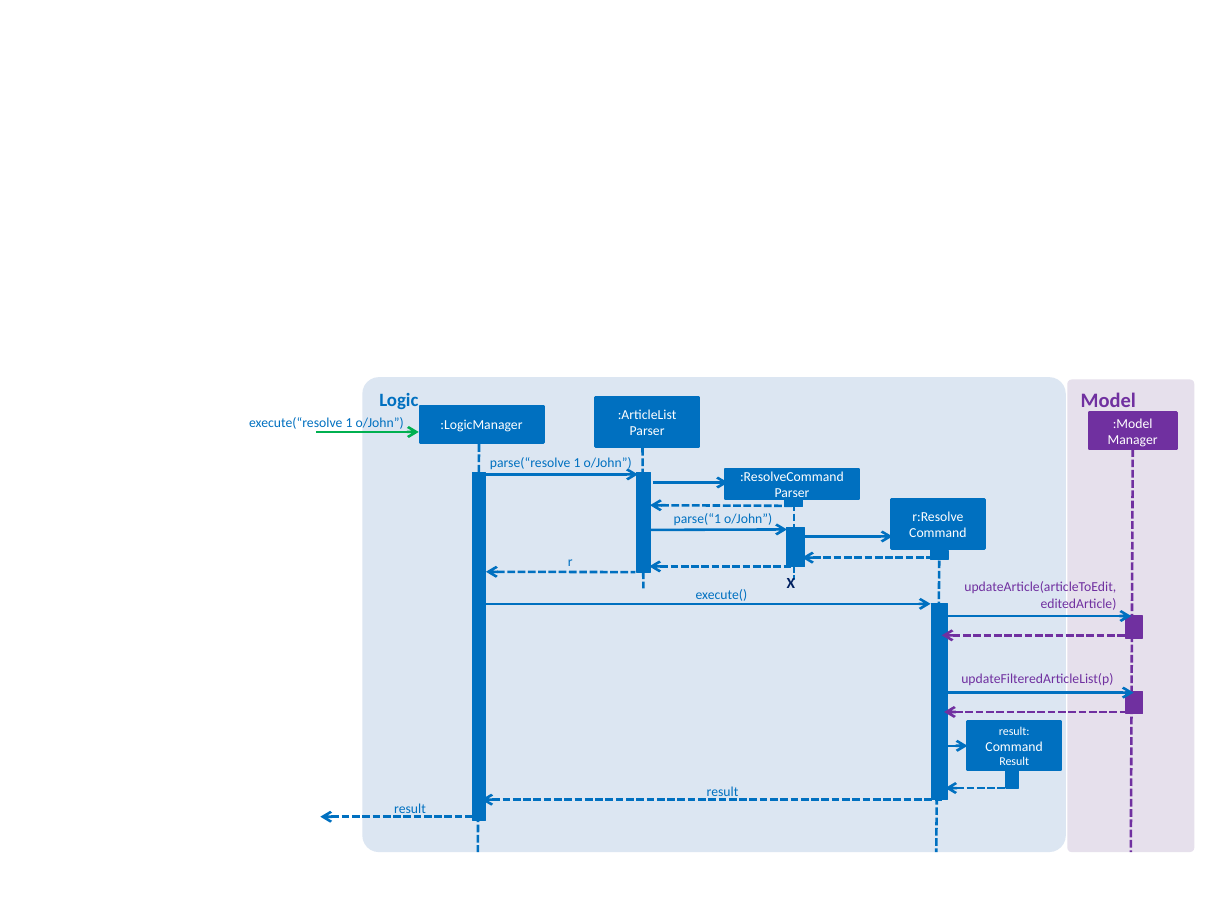
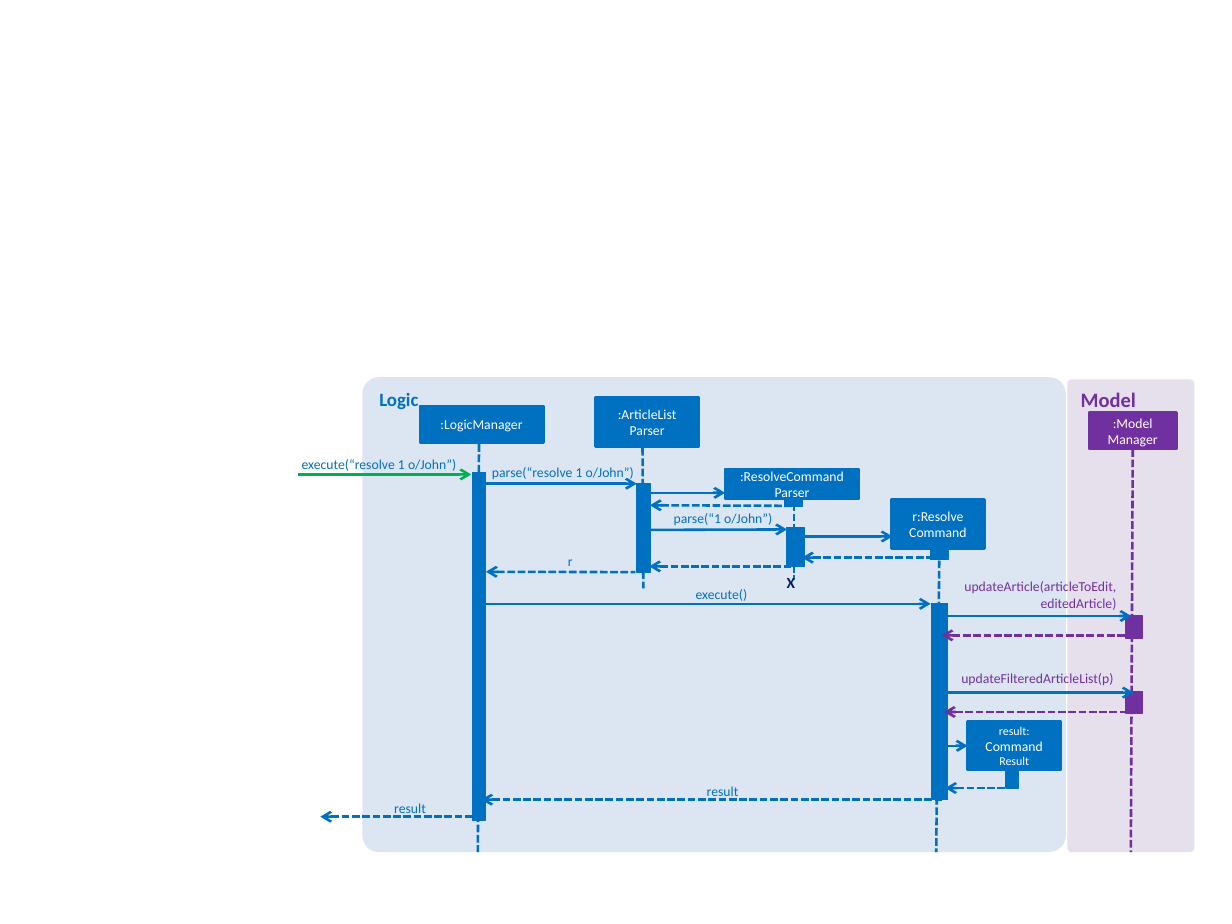
Before and after one commit to nus-cs2103-AY1819S1/addressbook-level4, a slide deck: slide 1 of docs/diagrams/ResolveSequenceDiagram.pptx. Drawn at 1232x924 pixels with LibreOffice and Linux fonts; fonts in the diff are those of the drawing. Boxes give left, top, right and bottom in pixels: in the first picture for what was removed or moved away, otherwise in the second. Text is boxed around its words. In the diff, an @@ line names an element or a change of style, - is before the commit and + after.

```diff
--- a/docs/diagrams/ResolveSequenceDiagram.pptx
+++ b/docs/diagrams/ResolveSequenceDiagram.pptx
@@ text "execute(“resolve 1 o/John”)": place and size @@
-text "execute(“resolve 1 o/John”)" at (249, 417, 404, 429)
+text "execute(“resolve 1 o/John”)" at (302, 459, 456, 474)
@@ arrow moved from (317, 432) - (419, 432) to (298, 474) - (472, 474) @@
@@ text "parse(“resolve 1 o/John”)": place and size @@
-text "parse(“resolve 1 o/John”)" at (490, 457, 632, 471)
+text "parse(“resolve 1 o/John”)" at (492, 467, 634, 481)
@@ arrow moved from (487, 474) - (638, 474) to (485, 484) - (637, 484) @@
@@ rectangle: place and size @@
-rectangle at (637, 472, 650, 572)
+rectangle at (637, 484, 650, 573)
@@ arrow moved from (653, 483) - (728, 483) to (650, 493) - (726, 493) @@
```
Also in this commit, not shown: 12 other files.
